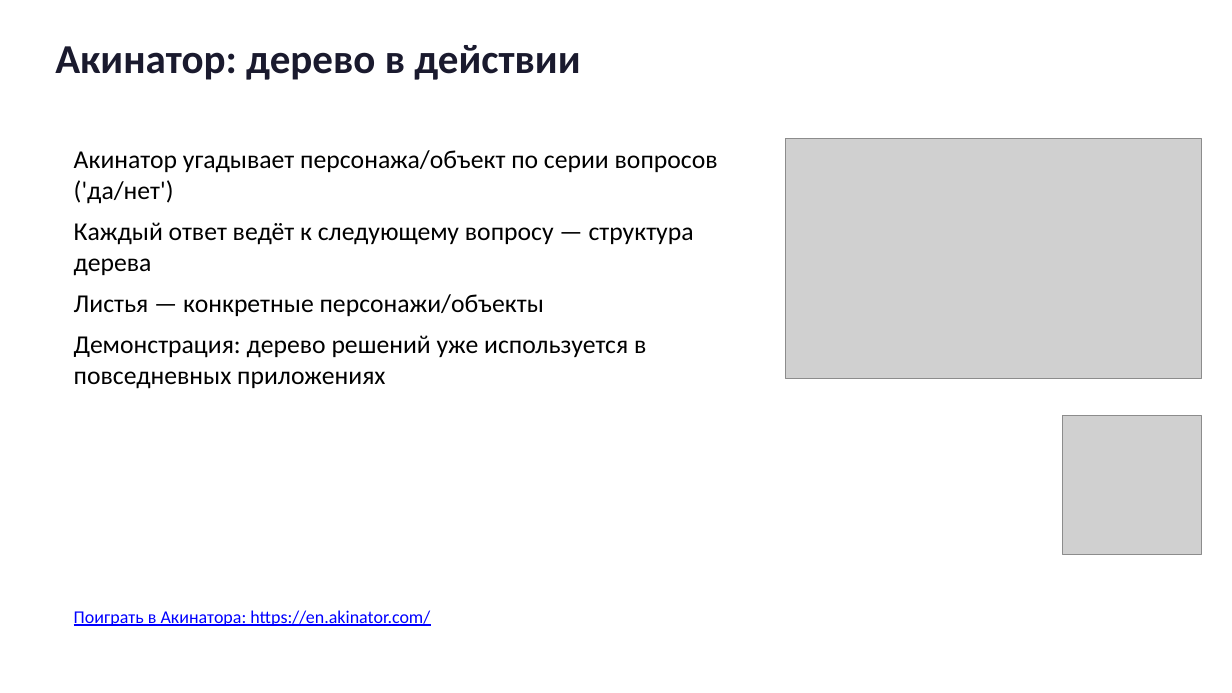
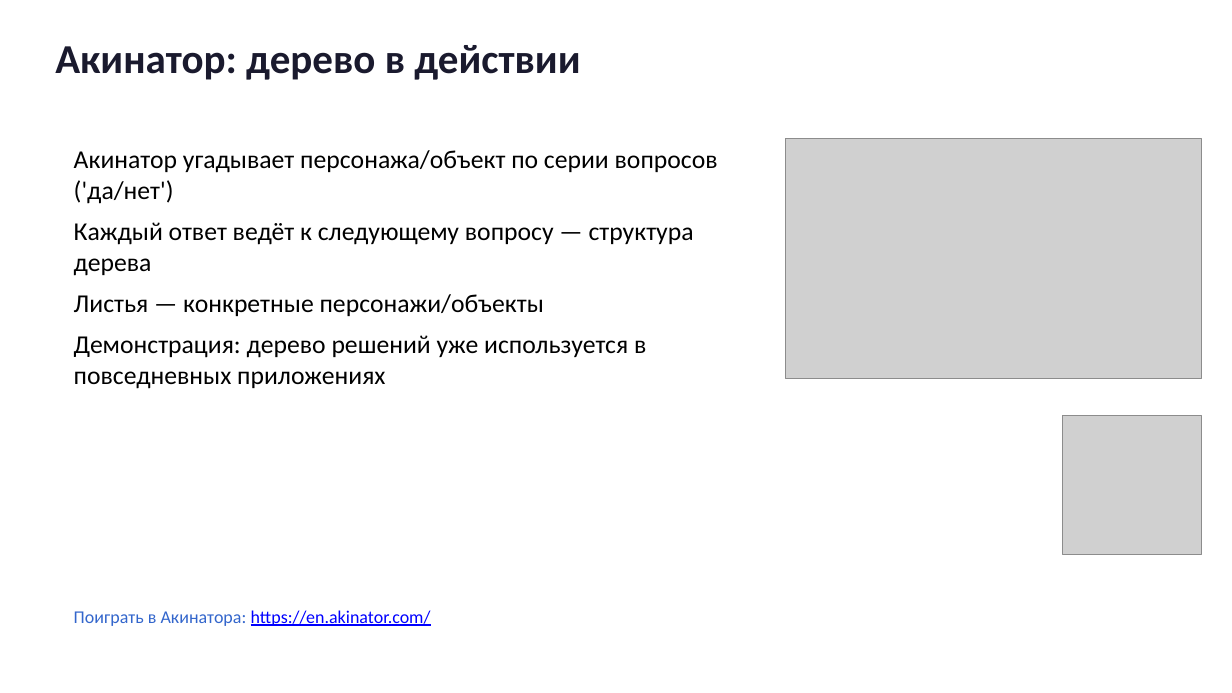
Before and after one commit to gurovic/ml-lessons, a slide deck: slide 3 of lessons/derevo_resheniy/presentation.pptx. Drawn at 1232x693 pixels with LibreOffice and Linux fonts; fonts in the diff are those of the drawing; grey boxes stand for pictures. Boxes give left, top, right and bottom in pixels: in the first picture for what was removed or moved away, otherwise in the second. Text is boxed around its words. In the diff, an @@ line names an element or a change of style, - is before the commit and + after.

```diff
--- a/lessons/derevo_resheniy/presentation.pptx
+++ b/lessons/derevo_resheniy/presentation.pptx
@@ text "Поиграть в Акинатора: https://en.akinator.com/" at (74, 610, 431, 626): text colour #0000FF to #3366CC, underline off in "Поиграть в Акинатора:" @@
```
Also in this commit, not shown: 15 other slides changed, 2 slides added, 2 slides removed, 45 other files.
